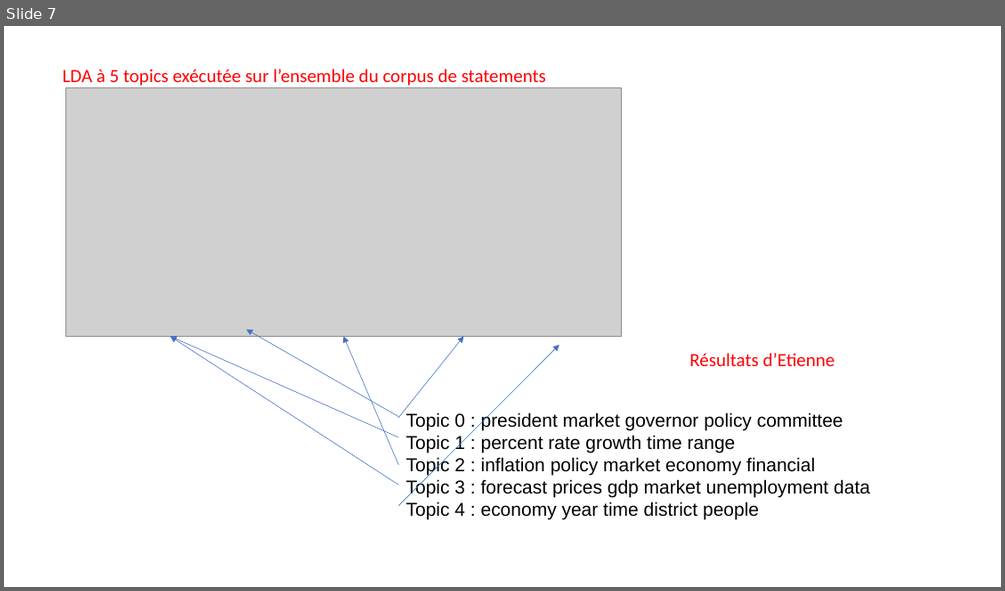
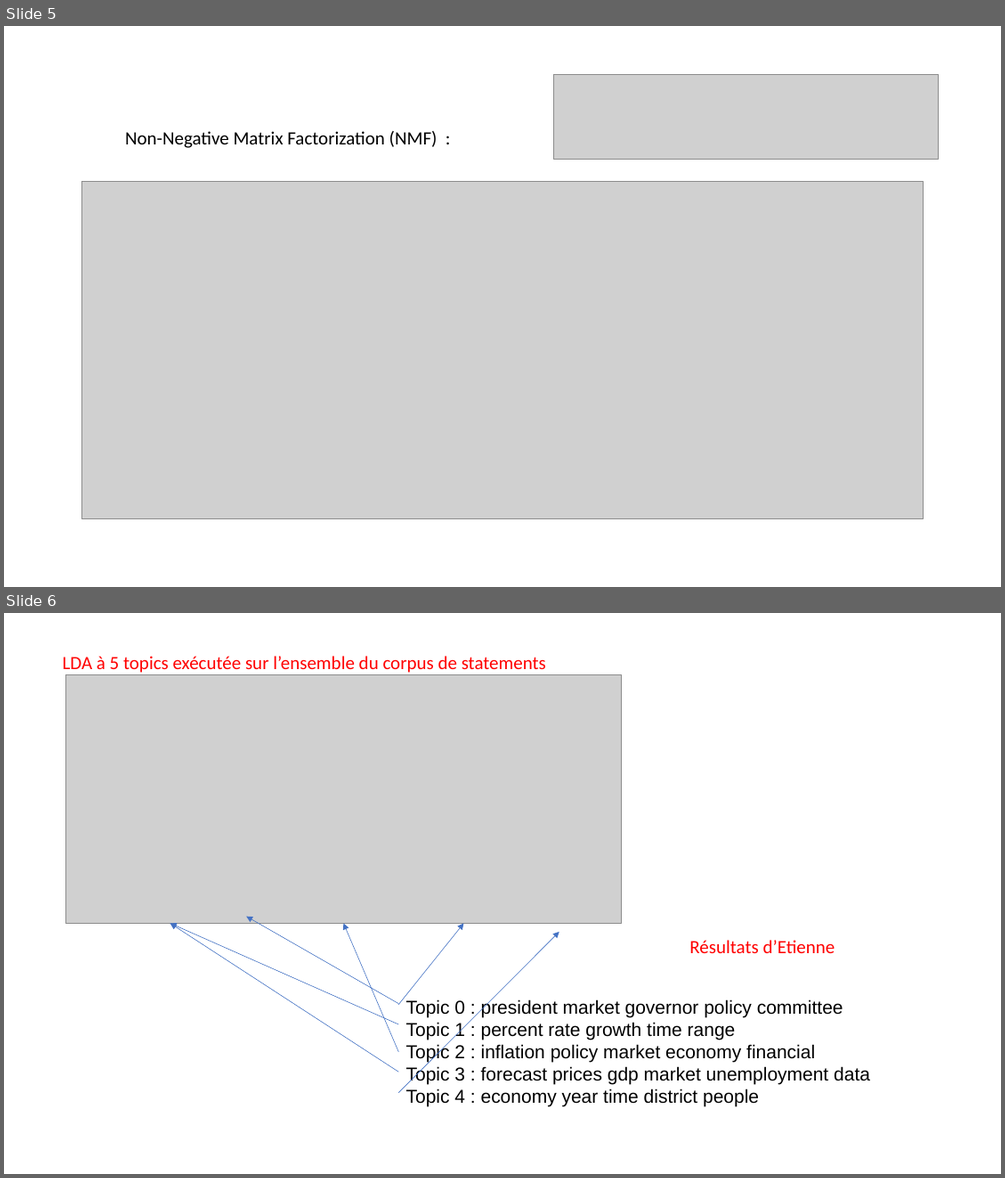
Before and after one commit to erialc-cal/NLP-FOMC, a slide deck: Pour_reu/reu1.pptx. Shown one above the other, each under a label of ours: slide 7 before the commit, slides 5 and 6 after it. The pictures are 1005x591 and 1005x1178 pixels, drawn with LibreOffice and Linux fonts; fonts in the diff are those of the drawing; grey boxes stand for pictures. Boxes give left, top, right and bottom in pixels: in the first picture for what was removed or moved away, otherwise in the second. Text is boxed around its words. In the diff, an @@ line names an element or a change of style, - is before the commit and + after.

```diff
--- a/Pour_reu/reu1.pptx
+++ b/Pour_reu/reu1.pptx
@@ slide 5 added at (4,26,1001,587), background #FFFFFF @@
@@ picture added at (554,74,938,160) @@
@@ text added at (125,131,437,148), 18 pt, text #000000 @@
+Non-Negative Matrix Factorization (NMF) :
@@ picture added at (81,182,923,518) @@
@@ what was slide 7 is now slide 6 @@
```
Also in this commit, not shown: 1 slide changed, 5 other slides added, 5 slides removed, 1 other file.
